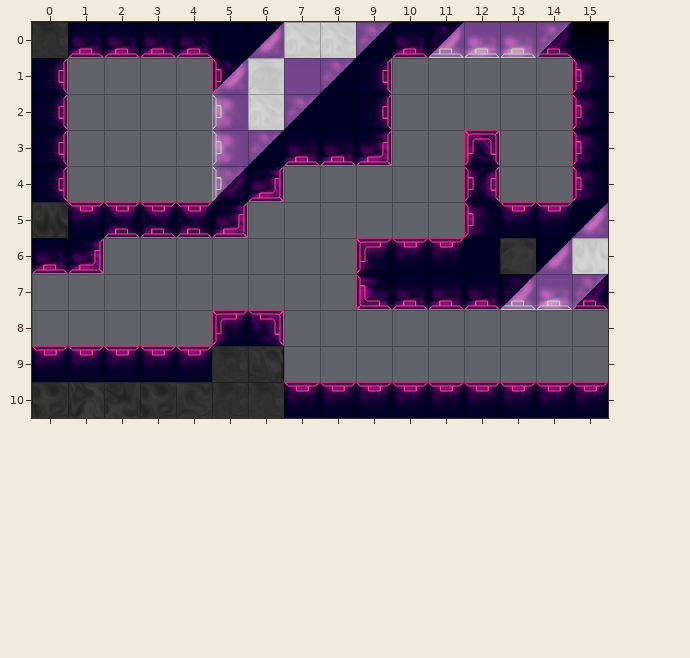
Two versions of a level (Tiled map, assets/tilemaps/redEyebot.tmx). Above, as it was before the edit.
Cells are 64x64 px. Shown: x 0..15, y 0..10. Tiles whose own drawing changed are shown in their newer look in all pictures.
The same view after the edit:
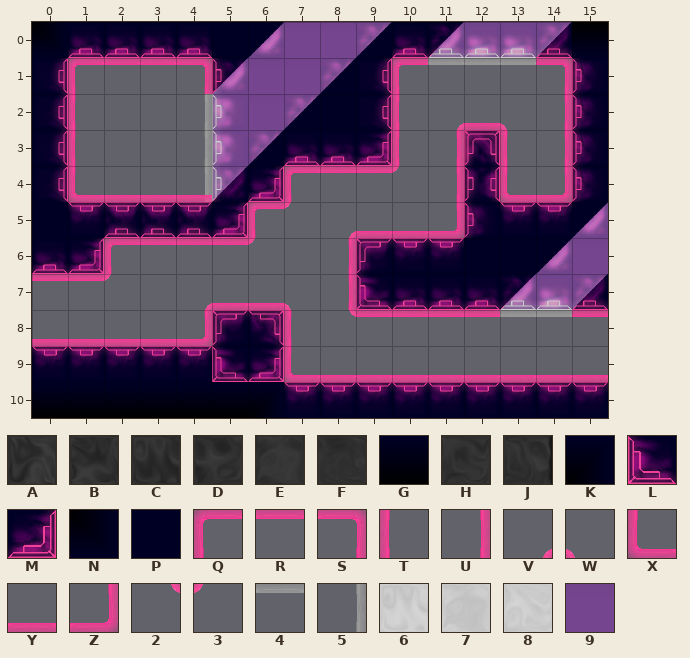
Key: from "black_tiles": A 0, B 2, C 3, D 4, E 5, F 6, G 19, H 20, J 24, K 27, L 29, M 31, N 34, P 40; from "glow_purple": Q 3, R 4, S 5, T 9, U 11, V 12, W 13, X 15, Y 16, Z 17, 2 18, 3 19; from "glow_white": 4 4, 5 11; from "white_tiles": 6 3, 7 5, 8 13, 9 41.
_ is an empty cell.
Tiles of an added or newly shown layer are drawn over the layers below it.
Change:
{"where": "layer \"back2Tile\" (added)"}
{"y":1,"x":11,"old":"___","new":"444"}
{"y":2,"x":4,"old":"_","new":"5"}
{"y":3,"x":4,"old":"_","new":"5"}
{"y":4,"x":4,"old":"_","new":"5"}
{"y":8,"x":13,"old":"__","new":"44"}
{"where": "layer \"backTile\" (now shown)"}
{"y":1,"x":1,"old":"____","new":"QRRS"}
{"y":1,"x":10,"old":"_","new":"Q"}
{"y":1,"x":14,"old":"_","new":"S"}
{"y":2,"x":1,"old":"_","new":"T"}
{"y":2,"x":10,"old":"_____","new":"TVYWU"}
{"y":3,"x":1,"old":"_","new":"T"}
{"y":3,"x":10,"old":"__","new":"TU"}
{"y":3,"x":13,"old":"__","new":"TU"}
{"y":4,"x":1,"old":"____","new":"XYYY"}
{"y":4,"x":7,"old":"_____","new":"QRR3U"}
{"y":4,"x":13,"old":"__","new":"XZ"}
{"y":5,"x":6,"old":"______","new":"Q3VYYZ"}
{"y":6,"x":2,"old":"_____","new":"QRRR3"}
{"y":6,"x":8,"old":"_","new":"U"}
{"y":7,"x":0,"old":"___","new":"RR3"}
{"y":7,"x":4,"old":"_____","new":"VYYWU"}
{"y":8,"x":0,"old":"_____","new":"YYYYZ"}
{"y":8,"x":7,"old":"______","new":"T2RRRR"}
{"y":8,"x":15,"old":"_","new":"R"}
{"y":9,"x":7,"old":"_________","new":"XYYYYYYYY"}
{"where": "layer \"tile\""}
{"y":0,"x":0,"old":"F","new":"N"}
{"y":0,"x":7,"old":"88","new":"99"}
{"y":1,"x":6,"old":"7","new":"9"}
{"y":2,"x":6,"old":"8","new":"9"}
{"y":5,"x":0,"old":"C","new":"P"}
{"y":6,"x":13,"old":"E","new":"P"}
{"y":6,"x":15,"old":"6","new":"9"}
{"y":9,"x":5,"old":"FJ","new":"LM"}
{"y":10,"x":0,"old":"DABDHFF","new":"GGGGGGK"}
{"label":"changed","picture_box":[32,22,608,418]}
